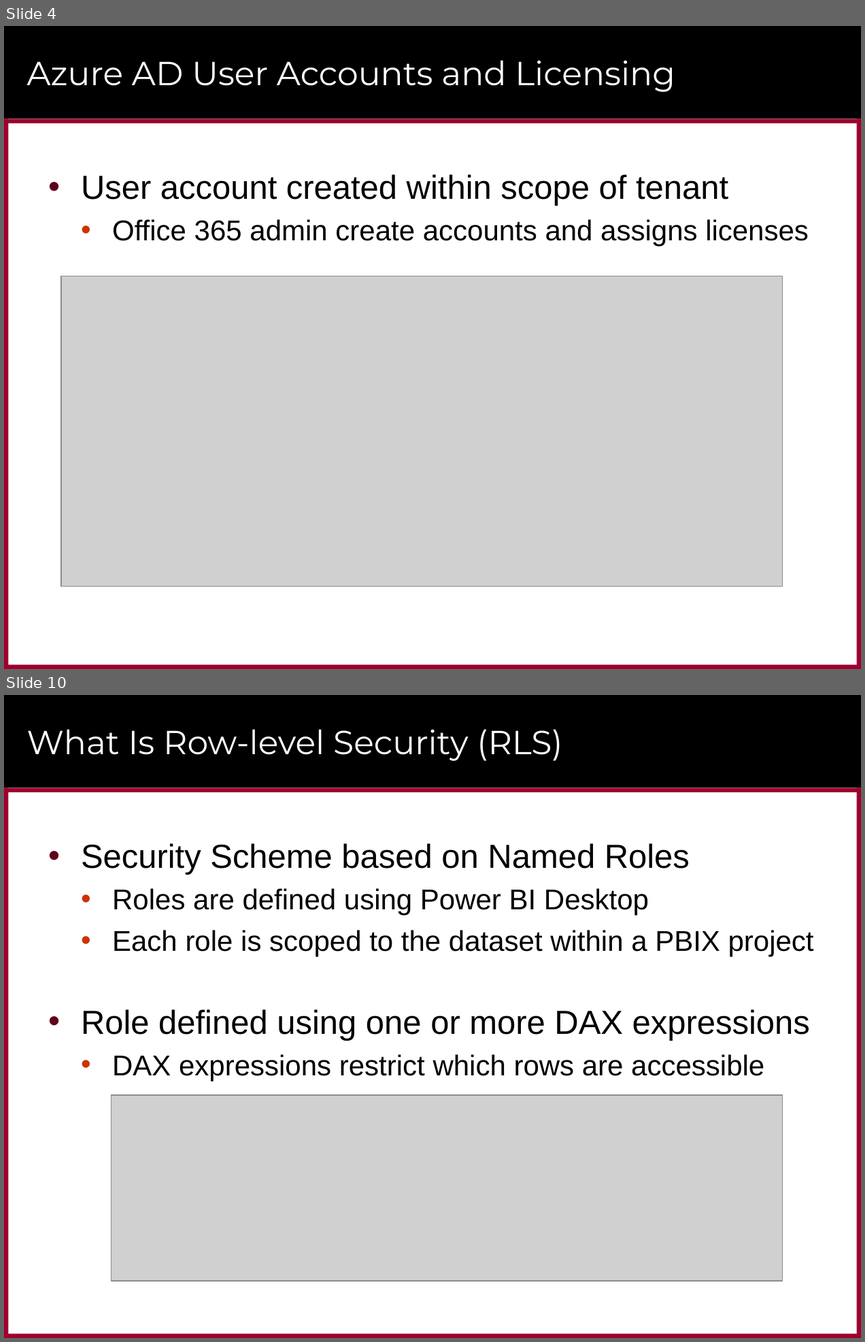
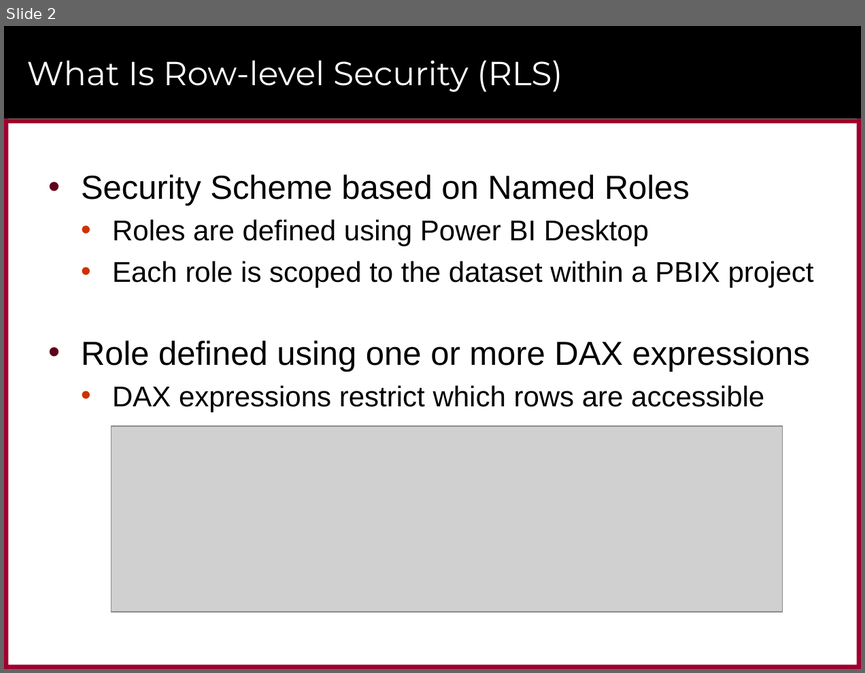
Before and after one commit to PowerBiDevCamp/Camp-Sessions, a slide deck: Presentations/Row Level Security.pptx. Shown one above the other, each under a label of ours: slides 4 and 10 before the commit, slide 2 after it; the slides between them are not shown. The pictures are 865x1342 and 865x673 pixels, drawn with LibreOffice and Linux fonts; fonts in the diff are those of the drawing; grey boxes stand for pictures; background and template pictures are left out. Boxes give left, top, right and bottom in pixels: in the first picture for what was removed or moved away, otherwise in the second. Text is boxed around its words. In the diff, an @@ line names an element or a change of style, - is before the commit and + after.

```diff
--- a/Presentations/Row Level Security.pptx
+++ b/Presentations/Row Level Security.pptx
@@ slide 4 removed at <box>4,26,861,669</box>, background #FFFFFF; not listed: 6 template elements that a slide beside it also shows @@
@@ title removed at <box>27,60,675,92</box> @@
-Azure AD User Accounts and Licensing
@@ text removed at <box>81,174,808,246</box> @@
-• User account created within scope of tenant
-  • Office 365 admin create accounts and assigns licenses
@@ picture removed at <box>61,276,783,586</box> @@
@@ what was slide 10 is now slide 2 @@
```
Also in this commit, not shown: 6 slides changed, 3 slides added, 8 other slides removed, 3 other files.
